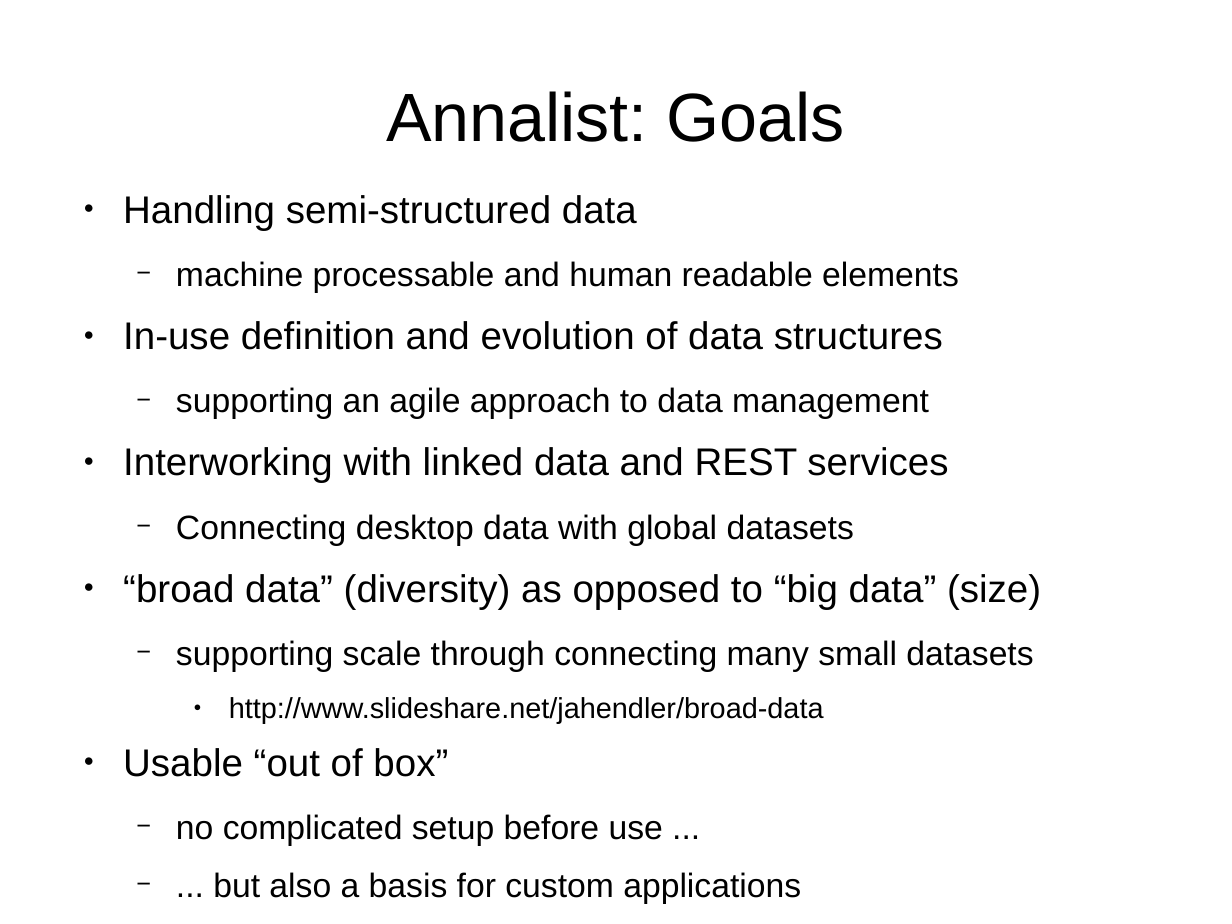
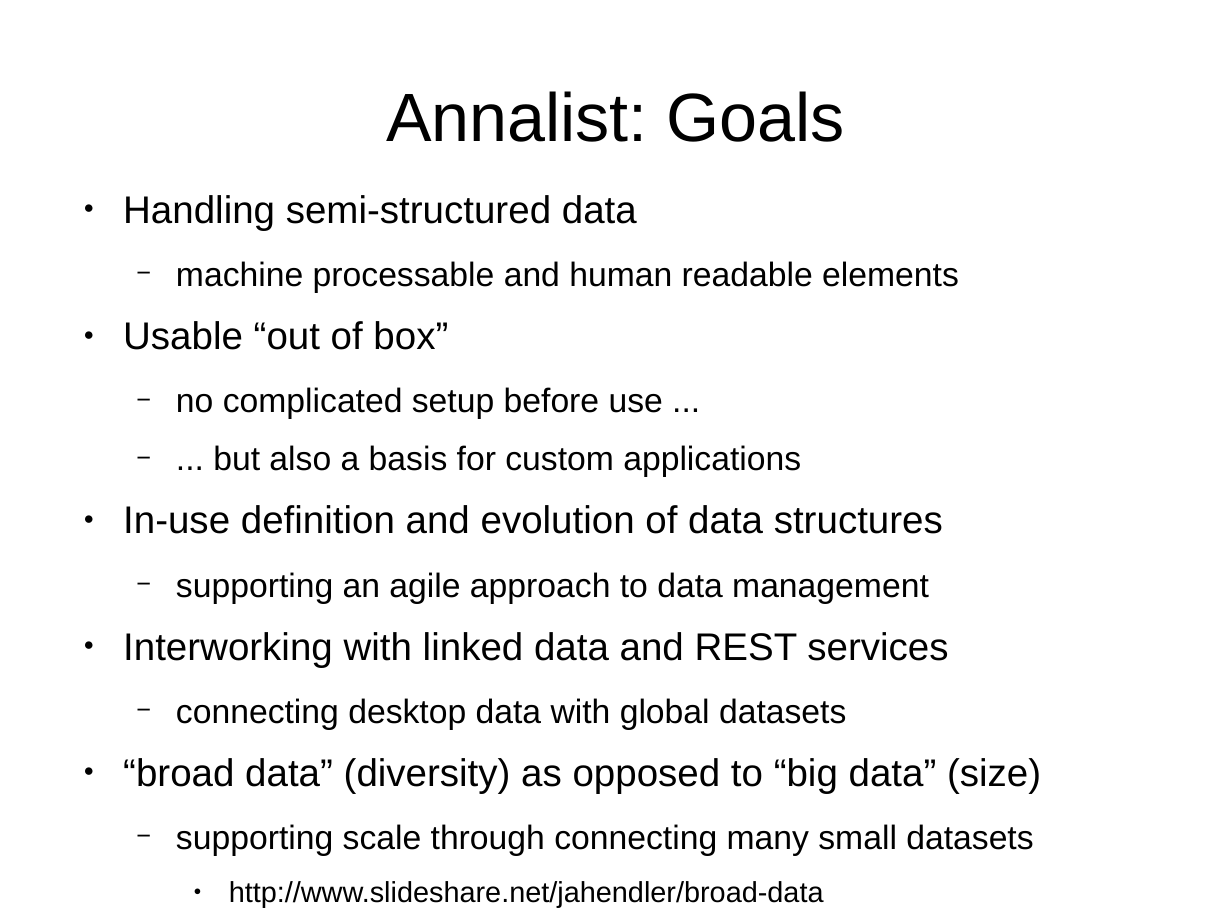
Before and after one commit to gklyne/annalist, a slide deck: slide 7 of presentations/annalist-pitch.odp. Drawn at 1232x924 pixels with LibreOffice and Linux fonts; fonts in the diff are those of the drawing. Boxes give left, top, right and bottom in pixels: in the first picture for what was removed or moved away, otherwise in the second. Text is boxed around its words. In the diff, an @@ line names an element or a change of style, - is before the commit and + after.

```diff
--- a/presentations/annalist-pitch.odp
+++ b/presentations/annalist-pitch.odp
@@ text at (123,321,801,477): paragraphs added @@
+● Usable “out of box”
+  − no complicated setup before use ...
+  − ... but also a basis for custom applications
@@ text at (176,698,846,730): text changed @@
-  − Connecting desktop data with global datasets
+  − connecting desktop data with global datasets
@@ text at (123,748,801,904): paragraphs removed @@
-● Usable “out of box”
-  − no complicated setup before use ...
-  − ... but also a basis for custom applications
```
Also in this commit, not shown: 4 other slides changed.
